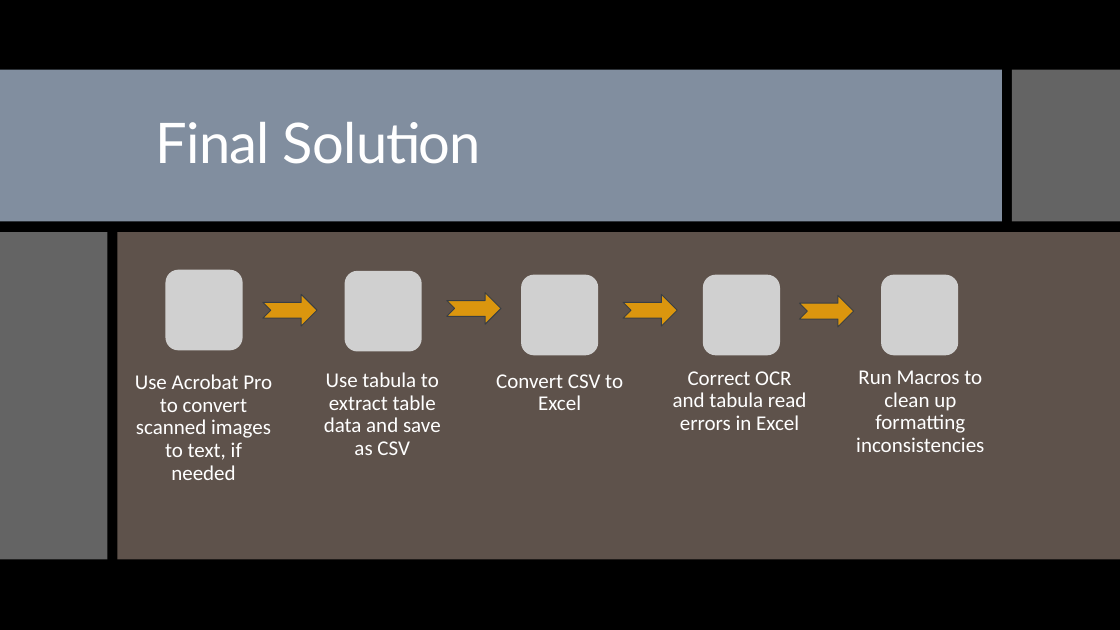
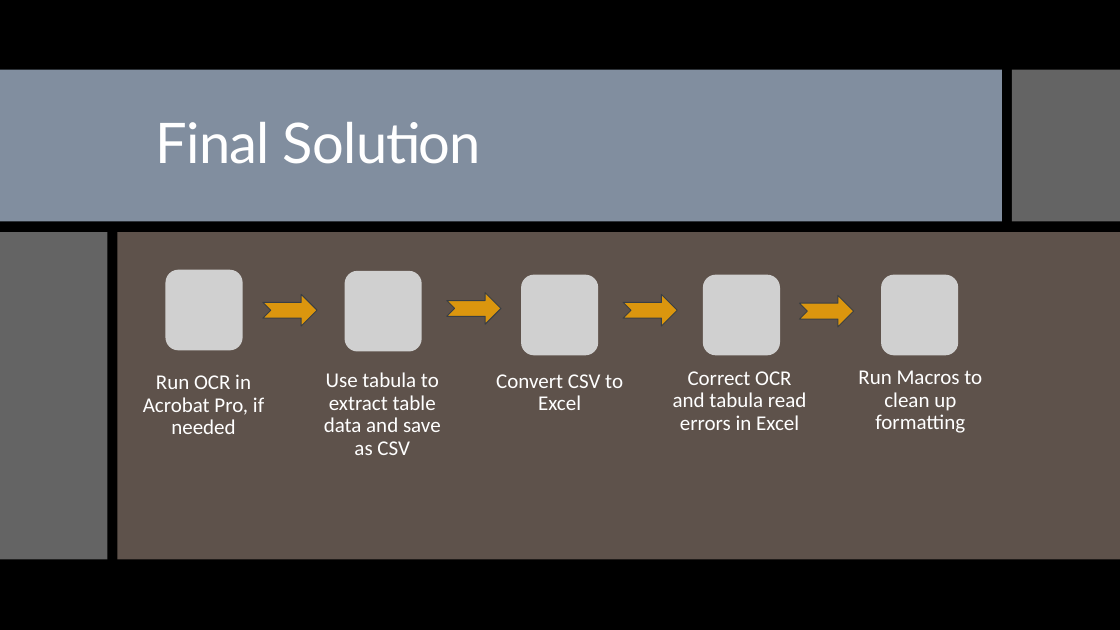
Before and after one commit to tamimcm416/congressional_data_scrape, a slide deck: slide 10 of Data Scrape and Validation Presentation.pptx. Drawn at 1120x630 pixels with LibreOffice and Linux fonts; fonts in the diff are those of the drawing; grey boxes stand for pictures. Boxes give left, top, right and bottom in pixels: in the first picture for what was removed or moved away, otherwise in the second. Text is boxed around its words. In the diff, an @@ line names an element or a change of style, - is before the commit and + after.

```diff
--- a/Data Scrape and Validation Presentation.pptx
+++ b/Data Scrape and Validation Presentation.pptx
@@ text at [143,374,264,434]: text changed @@
-Use Acrobat Pro to convert scanned images to text, if needed
+Run OCR in Acrobat Pro, if needed
@@ text at [858,370,982,433]: text changed @@
-Run Macros to clean up formatting inconsistencies
+Run Macros to clean up formatting
```
Also in this commit, not shown: 4 other slides changed, 4 slides added.
